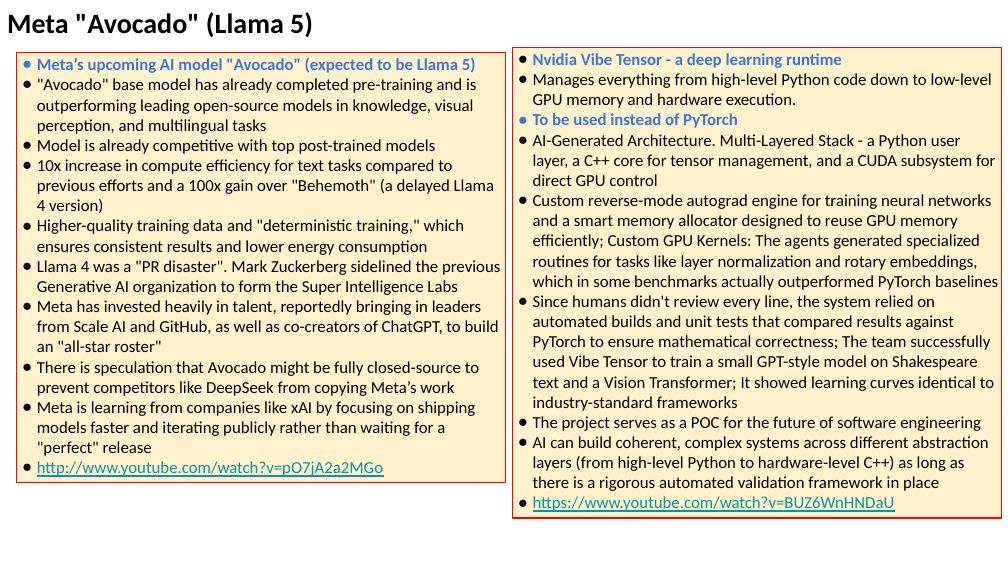
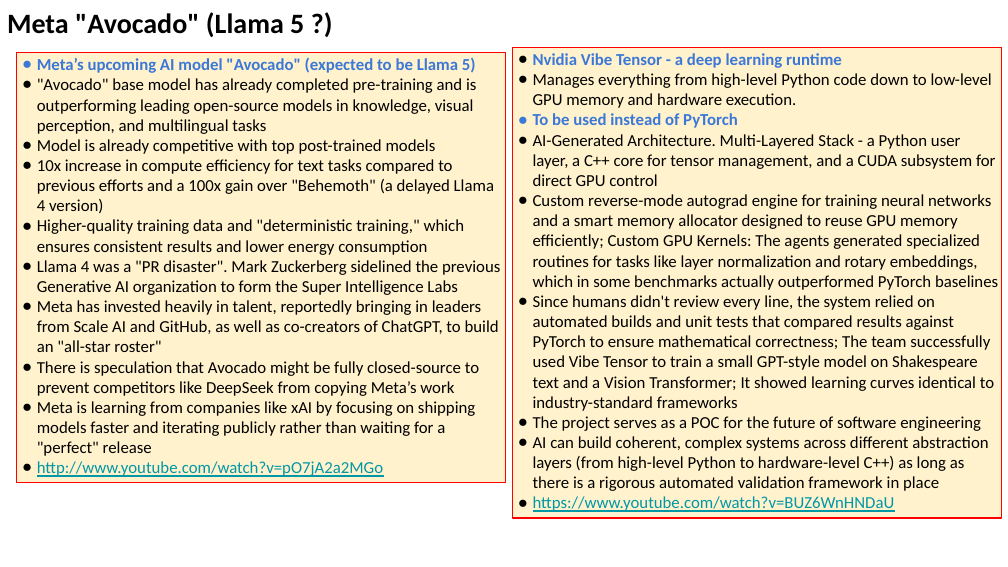
Before and after one commit to lselector/seminar, a slide deck: slide 22 of 2026/2026-02-13-AI-Updates.pptx (slide 8 before the commit). Drawn at 1008x567 pixels with LibreOffice and Linux fonts; fonts in the diff are those of the drawing. Boxes give left, top, right and bottom in pixels: in the first picture for what was removed or moved away, otherwise in the second. Text is boxed around its words. In the diff, an @@ line names an element or a change of style, - is before the commit and + after.

```diff
--- a/2026/2026-02-13-AI-Updates.pptx
+++ b/2026/2026-02-13-AI-Updates.pptx
@@ text at (7, 12, 304, 37): text changed @@
-Meta "Avocado" (Llama 5)
+Meta "Avocado" (Llama 5 ?)
```
Also in this commit, not shown: 13 other slides changed, 13 slides added, 3 slides removed.
